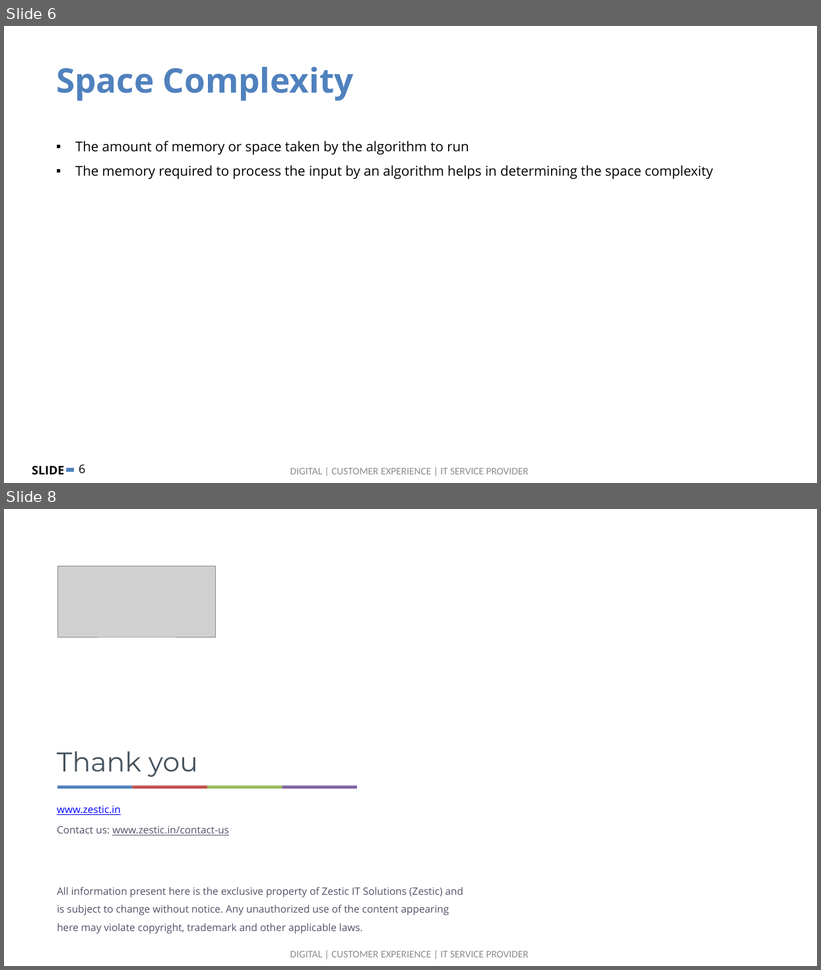
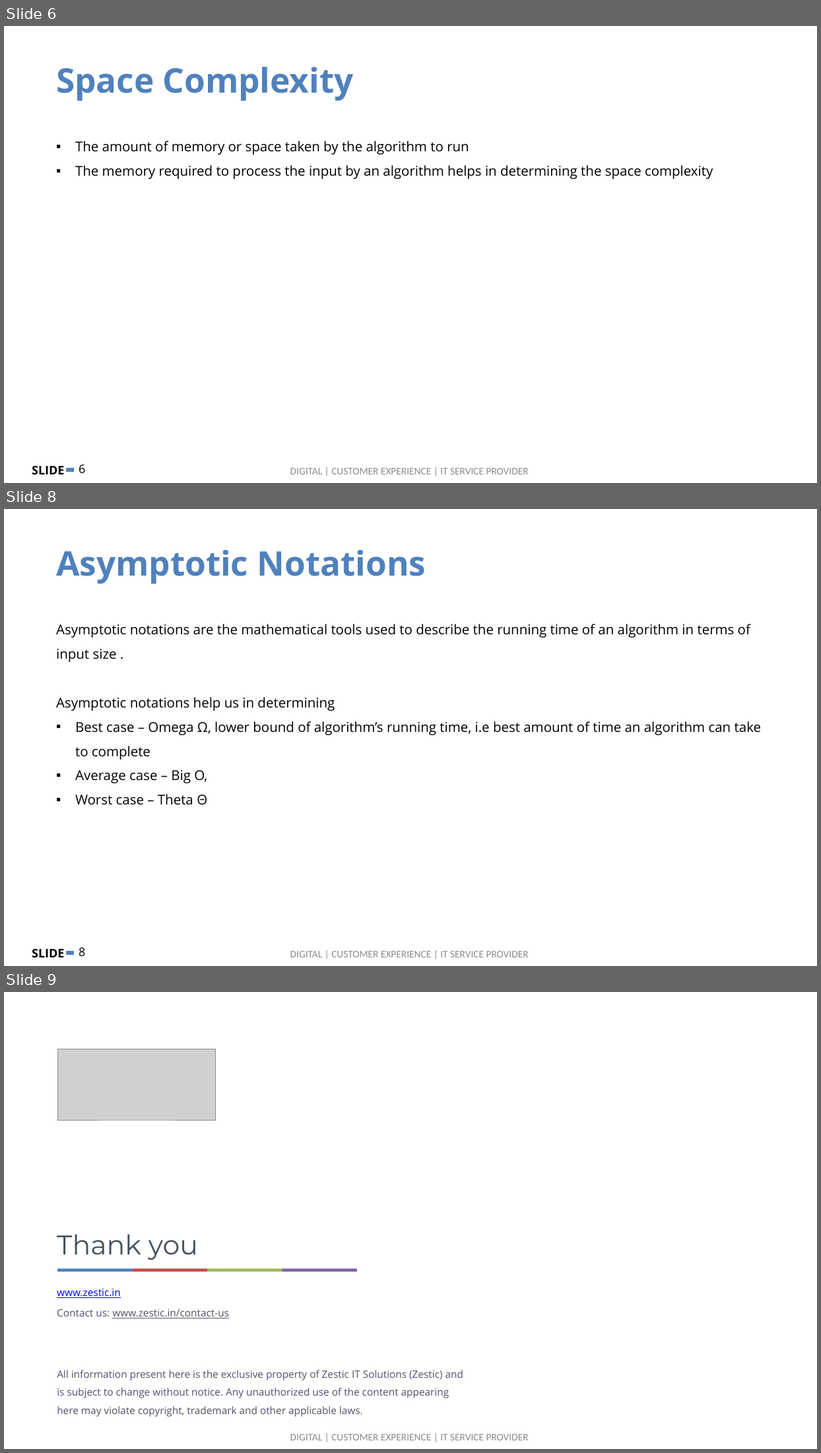
Before and after one commit to zesticio/examples, a slide deck: algorithms/slides/Data Structure & Algorithms.pptx. Shown one above the other, each under a label of ours: slides 6 and 8 before the commit, slides 6, 8 and 9 after it; the slides between them are not shown. The pictures are 821x970 and 821x1453 pixels, drawn with LibreOffice and Linux fonts; fonts in the diff are those of the drawing; grey boxes stand for pictures; background and template pictures are left out. Boxes give left, top, right and bottom in pixels: in the first picture for what was removed or moved away, otherwise in the second. Text is boxed around its words. In the diff, an @@ line names an element or a change of style, - is before the commit and + after.

```diff
--- a/algorithms/slides/Data Structure & Algorithms.pptx
+++ b/algorithms/slides/Data Structure & Algorithms.pptx
@@ slide 8 added at (4,509,817,966), background #FFFFFF; not listed: 4 template elements that a slide beside it also shows @@
@@ text added at (56,550,426,584), 40 pt, text #4F81BD, bold @@
+Asymptotic Notations
@@ text added at (56,624,761,805), 16 pt, text #000000 @@
+Asymptotic notations are the mathematical tools used to describe the running time of an algorithm in terms of input size .
+Asymptotic notations help us in determining
+▪ Best case – Omega Ω, lower bound of algorithm’s running time, i.e best amount of time an algorithm can take to complete
+▪ Average case – Big O,
+▪ Worst case – Theta Θ
@@ what was slide 8 is now slide 9 @@
```
Also in this commit, not shown: 1 slide changed.
